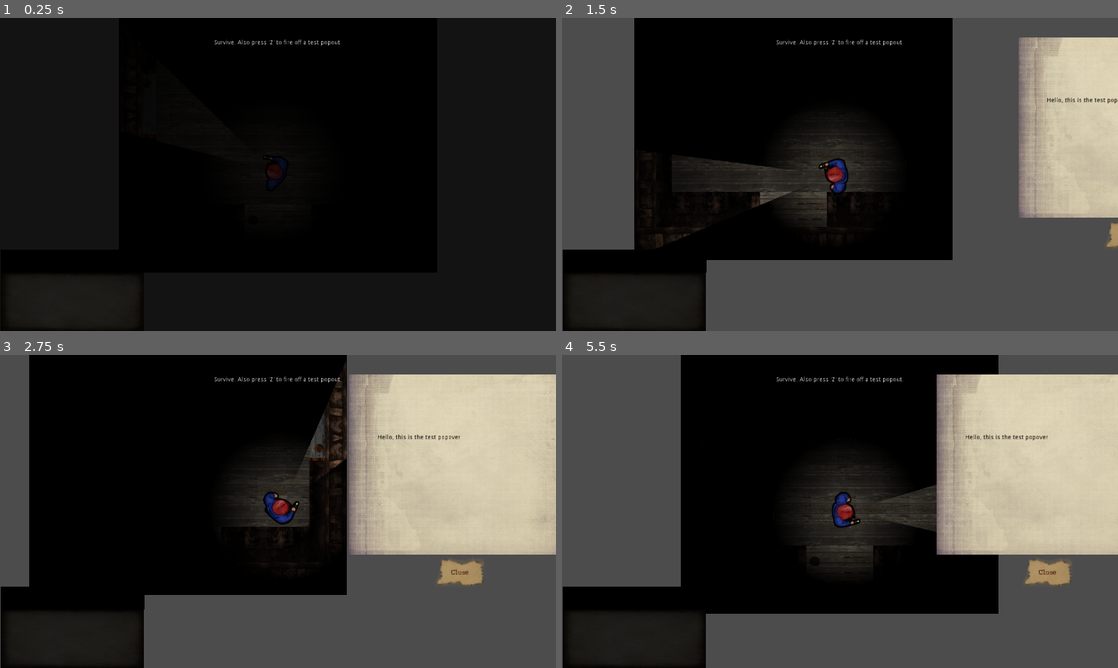
Above: before the commit, frames 1-4 (two rows, left to right).
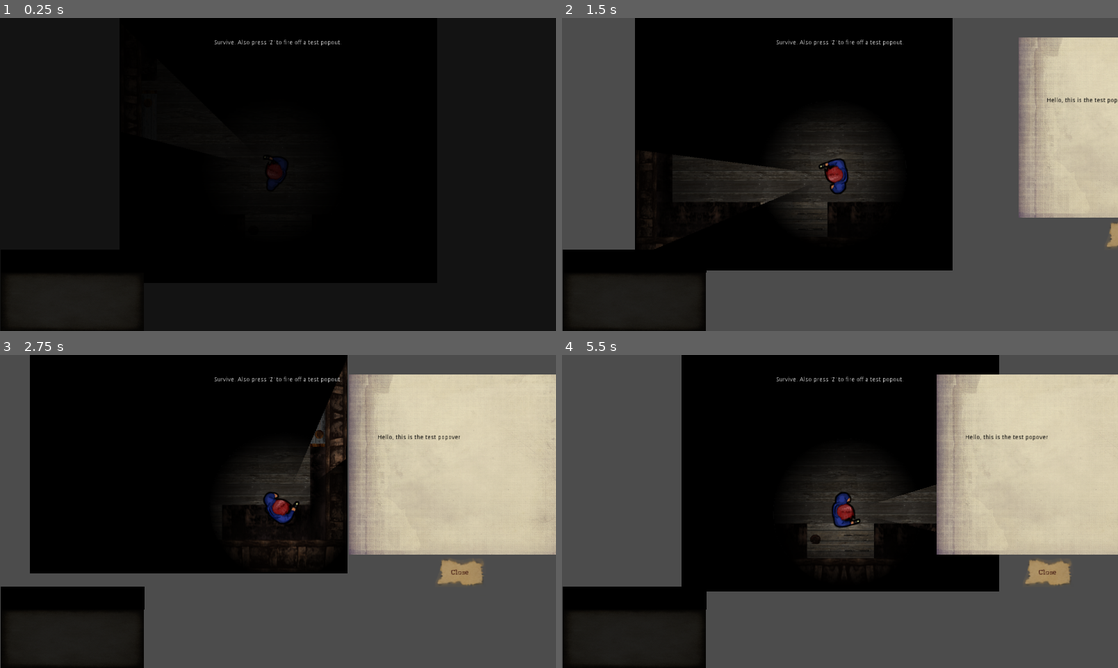
Above: after the commit, the same moments.

Repository: awindahl/GDWJ2
Game: Godot game, scene res://Main.tscn
Same seed, same stepped clock (60 frames per second), same inputs: the game is played once before the commit and once after it. This scene is started directly instead of the project's main scene. Sound files missing from this copy of the repository are replaced by a short silence.
Inputs (mouse positions are in pixels of both pictures, inside the frame that each line leads up to):
- Up to frame 1 (0.25 s): no input
- Up to frame 2 (1.5 s): tap Z at 0.5, 0.6, 1.25, 1.35 s; move the mouse to (962, 158) at 0.52 s; hold Right (ui_right) 0.53-1.28 s; tap Enter (ui_accept) at 0.77 s; move the mouse to (728, 190) at 1.27 s; hold Down (ui_down) from 1.28 s (still down)
- Up to frame 3 (2.75 s): tap Enter (ui_accept) at 1.52 s; tap Z at 2, 2.1 s; move the mouse to (333, 442) at 2.02 s; release Down (ui_down) at 2.03 s; hold Right (ui_right) from 2.03 s (still down)
- Up to frame 4 (5.5 s): tap Z at 2.75, 2.85, 3.5, 3.6, 4.25, 4.35, 5.1 s; move the mouse to (812, 574) at 2.77 s; release Right (ui_right) at 2.78 s; hold Up (ui_up) 2.78-3.53 s; tap Enter (ui_accept) at 3.02, 3.77, 4.52 s; move the mouse to (1006, 558) at 3.52 s; hold Left (ui_left) 3.53-5.03 s; move the mouse to (673, 464) at 4.27 s; move the mouse to (867, 511) at 5.02 s; hold Down (ui_down) from 5.03 s (still down)

The runs differ from the first frame. In frame 2, 2.3% of the frame differs, in the area x 13-71%, y 0-81%; in frame 3, 4.7%, in the area x 5-63%, y 0-77%; in frame 4, 4.4%.

Commit message:
seperated entrance hall into 3

Diff:
--- a/GameTitle/Main.tscn
+++ b/GameTitle/Main.tscn
@@ -15,7 +15,7 @@
 
 [node name="GroundFloor" parent="." index="0" instance=ExtResource( 2 )]
 
-position = Vector2( 0, -610 )
+position = Vector2( 3.995, -81.6855 )
 
 [node name="background_music" type="AudioStreamPlayer" parent="." index="1"]
 
@@ -29,6 +29,7 @@
 [node name="Player" parent="." index="2" instance=ExtResource( 4 )]
 
 editor/display_folded = true
+position = Vector2( 3.09082, 0 )
 _sections_unfolded = [ "Collision", "Pickable", "Transform", "collision" ]
 
 [node name="CanvasLayer" type="CanvasLayer" parent="Player" index="4"]
--- a/GameTitle/Tiles/Door.tscn
+++ b/GameTitle/Tiles/Door.tscn
@@ -30,7 +30,7 @@
 cull_mode = 0
 polygon = PoolVector2Array( -13.7656, -49.0832, -12.7292, 61.9243 )
 
-[node name="Door" type="StaticBody2D"]
+[node name="Door" type="StaticBody2D" index="0"]
 
 light_mask = 3
 input_pickable = false
@@ -87,7 +87,9 @@
 
 [node name="BlockerLightOccluder" type="LightOccluder2D" parent="." index="5"]
 
+visible = false
+light_mask = 3
 rotation = 1.5708
 occluder = SubResource( 5 )
-light_mask = 1
+light_mask = 3
 _sections_unfolded = [ "Transform" ]
--- a/GameTitle/Tiles/EntranceHall.gd
+++ /dev/null
@@ -1,15 +0,0 @@
-extends Node2D
-
-# class member variables go here, for example:
-# var a = 2
-# var b = "textvar"
-
-func _ready():
-	# Called when the node is added to the scene for the first time.
-	# Initialization here
-	pass
-
-#func _process(delta):
-#	# Called every frame. Delta is time since last frame.
-#	# Update game logic here.
-#	pass
--- a/GameTitle/Tiles/EntranceHall.tscn
+++ /dev/null
@@ -1,204 +0,0 @@
-[gd_scene load_steps=12 format=2]
-
-[ext_resource path="res://Tiles/Tile.gd" type="Script" id=1]
-[ext_resource path="res://Asset Lib/Art/entrancehall.png" type="Texture" id=2]
-[ext_resource path="res://Asset Lib/Art/entrancewalls.png" type="Texture" id=3]
-[ext_resource path="res://Tiles/Door.tscn" type="PackedScene" id=4]
-[ext_resource path="res://Asset Lib/Art/lightmask.png" type="Texture" id=5]
-
-[sub_resource type="OccluderPolygon2D" id=1]
-
-closed = false
-cull_mode = 0
-polygon = PoolVector2Array( -256.402, -566.458, -256.402, -768.476, 255.465, -767.596, 255.465, -565.137 )
-
-[sub_resource type="OccluderPolygon2D" id=2]
-
-closed = false
-cull_mode = 0
-polygon = PoolVector2Array( 256.011, -458.878, 255.789, -65.643 )
-
-[sub_resource type="OccluderPolygon2D" id=3]
-
-closed = false
-cull_mode = 0
-polygon = PoolVector2Array( 255.548, 38.6551, 255.151, 446.991 )
-
-[sub_resource type="OccluderPolygon2D" id=4]
-
-closed = false
-cull_mode = 0
-polygon = PoolVector2Array( 255.645, 551.951, 256.526, 767.173, -256.822, 768.14, -255.055, 548.4 )
-
-[sub_resource type="OccluderPolygon2D" id=5]
-
-closed = false
-cull_mode = 0
-polygon = PoolVector2Array( -254.388, 442.495, -255.946, 37.8892 )
-
-[sub_resource type="OccluderPolygon2D" id=6]
-
-closed = false
-cull_mode = 0
-polygon = PoolVector2Array( -256.089, -69.3589, -256.201, -459.116 )
-
-[node name="EntranceHall" type="Node2D"]
-
-light_mask = 3
-script = ExtResource( 1 )
-_sections_unfolded = [ "Material", "Pause", "Transform", "Visibility", "Z Index" ]
-
-[node name="Floor" type="Sprite" parent="." index="0"]
-
-editor/display_folded = true
-light_mask = 3
-texture = ExtResource( 2 )
-_sections_unfolded = [ "Visibility" ]
-
-[node name="Walls" type="StaticBody2D" parent="Floor" index="0"]
-
-editor/display_folded = true
-input_pickable = false
-collision_layer = 1
-collision_mask = 1
-constant_linear_velocity = Vector2( 0, 0 )
-constant_angular_velocity = 0.0
-friction = 1.0
-bounce = 0.0
-__meta__ = {
-"_edit_group_": true
-}
-
-[node name="CollisionPolygon2D" type="CollisionPolygon2D" parent="Floor/Walls" index="0"]
-
-build_mode = 0
-polygon = PoolVector2Array( -198.17, 554.495, -197.268, 656.477, 196.222, 659.185, 195.32, 553.592, 255.787, 553.592, 255.787, 768.387, -256.833, 768.387, -254.442, 554.146 )
-
-[node name="CollisionPolygon2D2" type="CollisionPolygon2D" parent="Floor/Walls" index="1"]
-
-build_mode = 0
-polygon = PoolVector2Array( -254.771, 437.843, -198.57, 440.286, -198.57, 38.7349, -257.214, 37.9204 )
-
-[node name="CollisionPolygon2D3" type="CollisionPolygon2D" parent="Floor/Walls" index="2"]
-
-position = Vector2( 450.422, 4.07254 )
-build_mode = 0
-polygon = PoolVector2Array( -254.771, 437.843, -198.57, 440.286, -198.57, 38.7349, -257.214, 37.9204 )
-
-[node name="CollisionPolygon2D4" type="CollisionPolygon2D" parent="Floor/Walls" index="3"]
-
-position = Vector2( 451.53, -494.542 )
-build_mode = 0
-polygon = PoolVector2Array( -254.223, 425.458, -197.833, 426.785, -198.57, 38.7349, -256.478, 38.4205 )
-
-[node name="CollisionPolygon2D5" type="CollisionPolygon2D" parent="Floor/Walls" index="4"]
-
-position = Vector2( -1.33542, -492.913 )
-build_mode = 0
-polygon = PoolVector2Array( -254.223, 425.458, -197.833, 426.785, -198.57, 38.7349, -256.478, 38.4205 )
-
-[node name="CollisionPolygon2D6" type="CollisionPolygon2D" parent="Floor/Walls" index="5"]
-
-position = Vector2( -1.33542, -492.913 )
-build_mode = 0
-polygon = PoolVector2Array( -195.343, -75.8366, -254.886, -75.1015, -254.151, -275.047, 256.738, -274.311, 258.208, -72.8963, 197.931, -72.8963, 196.46, -216.239, 71.4948, -216.239, 57.3662, -18.4928, 64.879, -237.557, -74.7885, -237.557, -62.3482, -18.9329, -83.1905, -215.253, -194.102, -215.253 )
-
-[node name="LightOcc" type="LightOccluder2D" parent="Floor" index="1"]
-
-light_mask = 3
-occluder = SubResource( 1 )
-light_mask = 3
-_sections_unfolded = [ "Transform", "Visibility" ]
-
-[node name="LightOcc2" type="LightOccluder2D" parent="Floor" index="2"]
-
-light_mask = 3
-occluder = SubResource( 2 )
-light_mask = 3
-
-[node name="LightOcc3" type="LightOccluder2D" parent="Floor" index="3"]
-
-light_mask = 3
-occluder = SubResource( 3 )
-light_mask = 3
-
-[node name="LightOcc4" type="LightOccluder2D" parent="Floor" index="4"]
-
-light_mask = 3
-occluder = SubResource( 4 )
-light_mask = 3
-
-[node name="LightOcc5" type="LightOccluder2D" parent="Floor" index="5"]
-
-light_mask = 3
-occluder = SubResource( 5 )
-light_mask = 3
-
-[node name="LightOcc6" type="LightOccluder2D" parent="Floor" index="6"]
-
-light_mask = 3
-occluder = SubResource( 6 )
-light_mask = 3
-
-[node name="Roof" type="Sprite" parent="." index="1"]
-
-light_mask = 3
-texture = ExtResource( 3 )
-_sections_unfolded = [ "Visibility" ]
-
-[node name="UpperLeftDoor" parent="." index="2" instance=ExtResource( 4 )]
-
-position = Vector2( -209.208, -512.126 )
-rotation = 1.5708
-
-[node name="MidLeftDoor" parent="." index="3" instance=ExtResource( 4 )]
-
-position = Vector2( -209.208, -14.9577 )
-rotation = 1.5708
-
-[node name="LowerLeftDoor" parent="." index="4" instance=ExtResource( 4 )]
-
-position = Vector2( -208.237, 496.713 )
-rotation = 1.5708
-
-[node name="UpperRightDoor" parent="." index="5" instance=ExtResource( 4 )]
-
-position = Vector2( 209.01, -511.418 )
-rotation = 4.71239
-
-[node name="MidRightDoor" parent="." index="6" instance=ExtResource( 4 )]
-
-position = Vector2( 209.01, -12.1259 )
-rotation = 4.71239
-
-[node name="LowerRightDoor" parent="." index="7" instance=ExtResource( 4 )]
-
-position = Vector2( 209.01, 498.256 )
-rotation = 4.71239
-
-[node name="RoofLight" type="Light2D" parent="." index="8"]
-
-light_mask = 3
-position = Vector2( -34, 112.546 )
-enabled = true
-editor_only = false
-texture = ExtResource( 5 )
-offset = Vector2( 0, 0 )
-texture_scale = 4.0
-color = Color( 1, 1, 1, 1 )
-energy = 1.0
-mode = 0
-range_height = 0.0
-range_z_min = -1024
-range_z_max = 1024
-range_layer_min = 0
-range_layer_max = 0
-range_item_cull_mask = 1
-shadow_enabled = false
-shadow_color = Color( 0, 0, 0, 0 )
-shadow_buffer_size = 2048
-shadow_gradient_length = 0.0
-shadow_filter = 0
-shadow_filter_smooth = 0.0
-shadow_item_cull_mask = 1
-_sections_unfolded = [ "Range", "Shadow", "Transform", "Visibility" ]
--- /dev/null
+++ b/GameTitle/Tiles/EntrancehallBot.tscn
@@ -0,0 +1,82 @@
+[gd_scene load_steps=7 format=2]
+
+[ext_resource path="res://Tiles/Tile.tscn" type="PackedScene" id=1]
+[ext_resource path="res://Asset Lib/Art/entrancehall.png" type="Texture" id=2]
+[ext_resource path="res://Asset Lib/Art/entrancewalls.png" type="Texture" id=3]
+
+[sub_resource type="OccluderPolygon2D" id=1]
+
+closed = false
+cull_mode = 0
+polygon = PoolVector2Array( -53.6927, 255.218, -259.504, 255.13 )
+
+[sub_resource type="OccluderPolygon2D" id=2]
+
+closed = false
+cull_mode = 0
+polygon = PoolVector2Array( -53.9666, -255.377, -259.273, -255.305 )
+
+[sub_resource type="OccluderPolygon2D" id=3]
+
+closed = false
+cull_mode = 0
+polygon = PoolVector2Array( 254.802, 54.6944, 254.373, -51.9813 )
+
+[node name="Tile" index="0" instance=ExtResource( 1 )]
+
+rotation = 1.5708
+_sections_unfolded = [ "Collision", "Pickable", "Transform", "Visibility" ]
+
+[node name="Floor" parent="." index="0"]
+
+editor/display_folded = false
+rotation = 4.71239
+texture = ExtResource( 2 )
+vframes = 3
+frame = 2
+_sections_unfolded = [ "Animation", "Material", "Region", "Transform", "Visibility", "Z Index" ]
+
+[node name="LightOccluder2D" parent="Floor" index="8"]
+
+visible = false
+
+[node name="LightOccluder2D2" parent="Floor" index="9"]
+
+visible = false
+
+[node name="LightOccluder2D5" type="LightOccluder2D" parent="Floor" index="12"]
+
+rotation = 1.5708
+occluder = SubResource( 1 )
+light_mask = 1
+
+[node name="LightOccluder2D6" type="LightOccluder2D" parent="Floor" index="13"]
+
+rotation = 1.5708
+occluder = SubResource( 2 )
+light_mask = 1
+
+[node name="LightOccluder2D7" type="LightOccluder2D" parent="Floor" index="14"]
+
+rotation = 1.5708
+occluder = SubResource( 3 )
+light_mask = 1
+
+[node name="Roof" parent="." index="1"]
+
+rotation = 4.71239
+texture = ExtResource( 3 )
+vframes = 3
+frame = 2
+_sections_unfolded = [ "Animation", "Material", "Transform", "Visibility", "Z Index" ]
+
+[node name="Right Hand Door" parent="." index="3"]
+
+visible = false
+wall = true
+
+[node name="Left Hand Door" parent="." index="5"]
+
+visible = false
+collision_layer = 0
+collision_mask = 0
--- /dev/null
+++ b/GameTitle/Tiles/EntrancehallMid.tscn
@@ -0,0 +1,112 @@
+[gd_scene load_steps=9 format=2]
+
+[ext_resource path="res://Tiles/Tile.tscn" type="PackedScene" id=1]
+[ext_resource path="res://Asset Lib/Art/entrancehall.png" type="Texture" id=2]
+[ext_resource path="res://Asset Lib/Art/entrancewalls.png" type="Texture" id=3]
+
+[sub_resource type="OccluderPolygon2D" id=1]
+
+closed = false
+cull_mode = 0
+polygon = PoolVector2Array( 163.151, -177.95, -39.6257, -178.108, -39.2577, 24.1694 )
+
+[sub_resource type="OccluderPolygon2D" id=2]
+
+closed = false
+cull_mode = 0
+polygon = PoolVector2Array( -53.6762, 255.212, -256.025, 255.797 )
+
+[sub_resource type="OccluderPolygon2D" id=3]
+
+closed = false
+cull_mode = 0
+polygon = PoolVector2Array( -53.4756, -255.457, -254.967, -254.192 )
+
+[sub_resource type="OccluderPolygon2D" id=4]
+
+closed = false
+cull_mode = 0
+polygon = PoolVector2Array( 50.9601, -254.827, 255.016, -255.644 )
+
+[sub_resource type="OccluderPolygon2D" id=5]
+
+closed = false
+cull_mode = 0
+polygon = PoolVector2Array( 51.6927, 255.634, 254.078, 256.121 )
+
+[node name="Tile" index="0" instance=ExtResource( 1 )]
+
+rotation = 1.5708
+_sections_unfolded = [ "Collision", "Pickable", "Transform", "Visibility" ]
+
+[node name="Floor" parent="." index="0"]
+
+rotation = 4.71239
+texture = ExtResource( 2 )
+vframes = 3
+frame = 1
+_sections_unfolded = [ "Animation", "Material", "Region", "Transform", "Visibility", "Z Index" ]
+
+[node name="LightOccluder2D" parent="Floor" index="8"]
+
+visible = false
+occluder = SubResource( 1 )
+
+[node name="LightOccluder2D2" parent="Floor" index="9"]
+
+visible = false
+
+[node name="LightOccluder2D3" parent="Floor" index="10"]
+
+visible = false
+
+[node name="LightOccluder2D4" parent="Floor" index="11"]
+
+visible = false
+
+[node name="LightOccluder2D5" type="LightOccluder2D" parent="Floor" index="12"]
+
+light_mask = 3
+rotation = 1.5708
+occluder = SubResource( 2 )
+light_mask = 3
+
+[node name="LightOccluder2D6" type="LightOccluder2D" parent="Floor" index="13"]
+
+light_mask = 3
+rotation = 1.5708
+occluder = SubResource( 3 )
+light_mask = 3
+
+[node name="LightOccluder2D7" type="LightOccluder2D" parent="Floor" index="14"]
+
+light_mask = 3
+rotation = 1.5708
+occluder = SubResource( 4 )
+light_mask = 3
+
+[node name="LightOccluder2D8" type="LightOccluder2D" parent="Floor" index="15"]
+
+light_mask = 3
+rotation = 1.5708
+occluder = SubResource( 5 )
+light_mask = 3
+
+[node name="Roof" parent="." index="1"]
+
+rotation = 4.71239
+texture = ExtResource( 3 )
+vframes = 3
+frame = 1
+_sections_unfolded = [ "Animation", "Material", "Transform", "Visibility", "Z Index" ]
+
+[node name="Right Hand Door" parent="." index="3"]
+
+visible = false
+wall = true
+
+[node name="Left Hand Door" parent="." index="5"]
+
+visible = false
+collision_layer = 0
+collision_mask = 0
--- /dev/null
+++ b/GameTitle/Tiles/EntrancehallTop.tscn
@@ -0,0 +1,81 @@
+[gd_scene load_steps=7 format=2]
+
+[ext_resource path="res://Tiles/Tile.tscn" type="PackedScene" id=1]
+[ext_resource path="res://Asset Lib/Art/entrancehall.png" type="Texture" id=2]
+[ext_resource path="res://Asset Lib/Art/entrancewalls.png" type="Texture" id=3]
+
+[sub_resource type="OccluderPolygon2D" id=1]
+
+closed = false
+cull_mode = 0
+polygon = PoolVector2Array( -53.6927, 255.218, -259.504, 255.13 )
+
+[sub_resource type="OccluderPolygon2D" id=2]
+
+closed = false
+cull_mode = 0
+polygon = PoolVector2Array( 49.9257, 255.53, 260.399, 257.608 )
+
+[sub_resource type="OccluderPolygon2D" id=3]
+
+closed = false
+cull_mode = 0
+polygon = PoolVector2Array( -255.124, 55.4526, -255.919, -58.1509 )
+
+[node name="Tile" index="0" instance=ExtResource( 1 )]
+
+rotation = 4.71239
+_sections_unfolded = [ "Collision", "Pickable", "Transform", "Visibility" ]
+
+[node name="Floor" parent="." index="0"]
+
+editor/display_folded = false
+rotation = 1.5708
+texture = ExtResource( 2 )
+vframes = 3
+_sections_unfolded = [ "Animation", "Material", "Region", "Transform", "Visibility", "Z Index" ]
+
+[node name="LightOccluder2D3" parent="Floor" index="10"]
+
+visible = false
+
+[node name="LightOccluder2D4" parent="Floor" index="11"]
+
+visible = false
+
+[node name="LightOccluder2D5" type="LightOccluder2D" parent="Floor" index="12"]
+
+rotation = 4.71239
+occluder = SubResource( 1 )
+light_mask = 1
+_sections_unfolded = [ "Transform", "Visibility" ]
+
+[node name="LightOccluder2D6" type="LightOccluder2D" parent="Floor" index="13"]
+
+rotation = 1.5708
+occluder = SubResource( 2 )
+light_mask = 1
+
+[node name="LightOccluder2D7" type="LightOccluder2D" parent="Floor" index="14"]
+
+rotation = 1.5708
+occluder = SubResource( 3 )
+light_mask = 1
+
+[node name="Roof" parent="." index="1"]
+
+rotation = 1.5708
+texture = ExtResource( 3 )
+vframes = 3
+_sections_unfolded = [ "Animation", "Material", "Transform", "Visibility", "Z Index" ]
+
+[node name="Right Hand Door" parent="." index="3"]
+
+visible = false
+wall = true
+
+[node name="Left Hand Door" parent="." index="5"]
+
+visible = false
+collision_layer = 0
+collision_mask = 0
--- a/GameTitle/Tiles/Floor.gd
+++ b/GameTitle/Tiles/Floor.gd
@@ -34,11 +34,10 @@
 	self.tiles = []
 
 func _ready():
-	# Register all pre-instanced Tiles to the
-	var starting_tiles = [$EntranceHall]
-	for starting_tile in starting_tiles:
-		self.register_tile(starting_tile)
-		self._on_Tile_moved(starting_tile)
+	for child in self.get_children():
+		if child.get("TYPE") == "TILE":
+			self.tiles.append(child)
+		#	self._on_tile_constructed(child) # Need this here because _ready() happens after tiles are constructed
 
 func add_tile(tile):
 	self.add_child(tile)
--- a/GameTitle/Tiles/GroundFloor.tscn
+++ b/GameTitle/Tiles/GroundFloor.tscn
@@ -1,10 +1,20 @@
-[gd_scene load_steps=3 format=2]
+[gd_scene load_steps=5 format=2]
 
 [ext_resource path="res://Tiles/Floor.gd" type="Script" id=1]
-[ext_resource path="res://Tiles/EntranceHall.tscn" type="PackedScene" id=2]
+[ext_resource path="res://Tiles/EntrancehallBot.tscn" type="PackedScene" id=2]
+[ext_resource path="res://Tiles/EntrancehallMid.tscn" type="PackedScene" id=3]
+[ext_resource path="res://Tiles/EntrancehallTop.tscn" type="PackedScene" id=4]
 
 [node name="GroundFloor" type="Node2D"]
 
 script = ExtResource( 1 )
 
-[node name="EntranceHall" parent="." index="0" instance=ExtResource( 2 )]
+[node name="bot" parent="." index="0" instance=ExtResource( 2 )]
+
+[node name="mid" parent="." index="1" instance=ExtResource( 3 )]
+
+position = Vector2( 0, -512 )
+
+[node name="top" parent="." index="2" instance=ExtResource( 4 )]
+
+position = Vector2( 0, -1024 )
